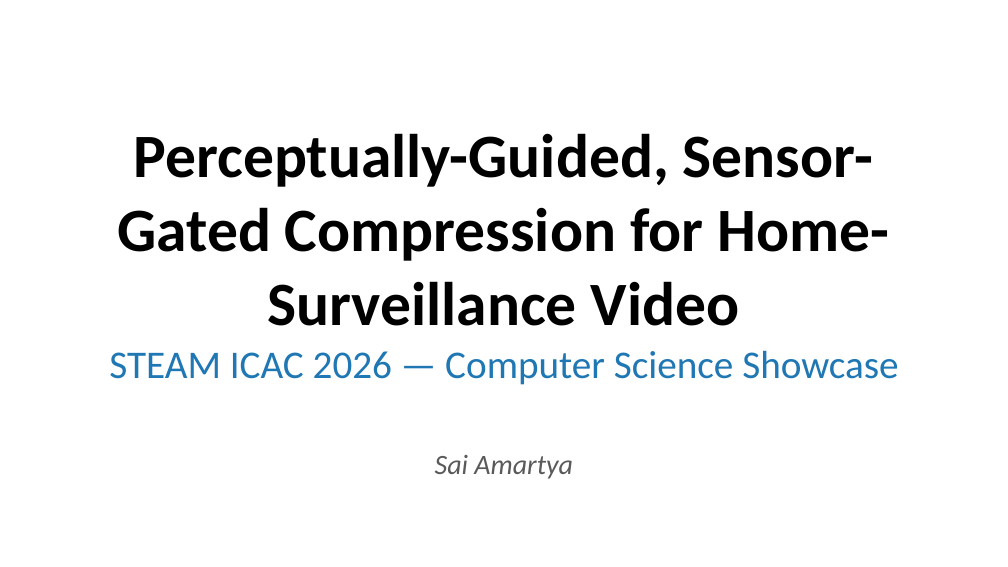
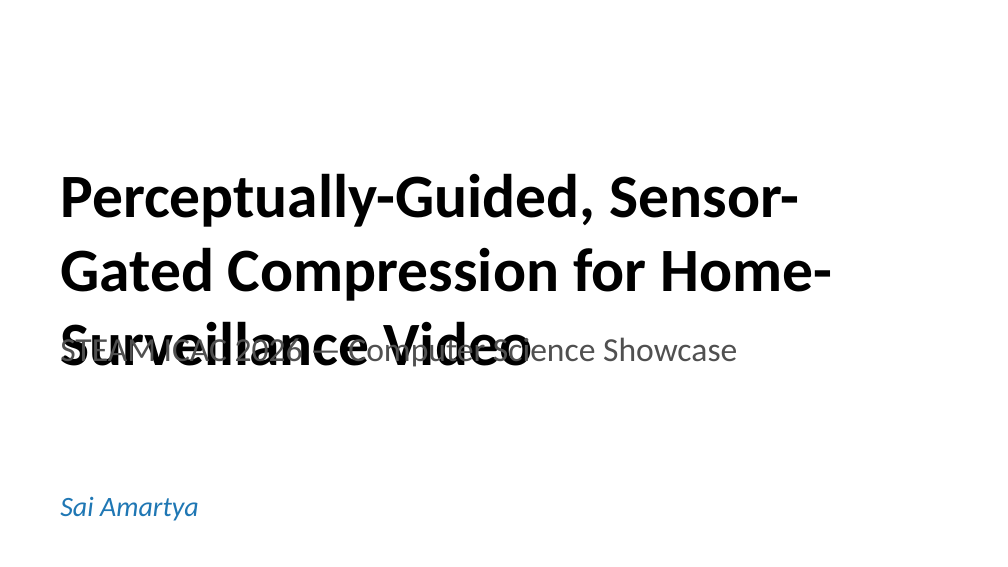
Before and after one commit to SaiAmartya/steam-icac-2026, a slide deck: slide 1 of showcase.pptx. Drawn at 1008x567 pixels with LibreOffice and Linux fonts; fonts in the diff are those of the drawing. Boxes give left, top, right and bottom in pixels: in the first picture for what was removed or moved away, otherwise in the second. Text is boxed around its words. In the diff, an @@ line names an element or a change of style, - is before the commit and + after.

Commit message:
Wave 3: real-CCTV rewrite of analysis, deck, poster, README
- analysis.docx: leads with iso-bitrate sal-PSNR parity finding
  (+0.44 dB at ~45 KB), real neural-codec measurements in §5,
  sigmoid-mask methodology in §4, RD curve + qualitative figures
- showcase.pptx: 12 slides, all real-CCTV figures embedded
- poster.pdf/png: A3 booth poster with corrected sustainability math
- README.md: Status section with real-CCTV headline numbers
- docs/results_summary.md: single source of truth for every number
- src/pipeline.py: sigmoid mask is now the default operating mode
- src/compress.py: mask_mode parameter (alpha/sigmoid/binary)
- scripts/make_figures.py: regenerated for real-data plots
- scripts/build_analysis.js, make_poster.py: rewritten for new numbers
- scripts/ablation_mask_modes.py, ablation_sigmoid_sweep.py: methodology + RD ablations

```diff
--- a/showcase.pptx
+++ b/showcase.pptx
@@ text "Perceptually-Guided, Sensor-Gated Compression for Home-Surve ..." at <box>60,173,832,367</box>: alignment centre to left; vertical alignment middle to top @@
@@ text "STEAM ICAC 2026 — Computer ..." at <box>60,333,737,369</box>: size 28 to 24 pt, text colour #1F77B4 to #505050; alignment centre to left; vertical alignment middle to top @@
@@ text "Sai Amartya": place and size @@
-text "Sai Amartya" at <box>435,455,573,479</box>
+text "Sai Amartya" at <box>60,496,199,521</box>
@@ text "Sai Amartya" at <box>60,496,199,521</box>: text colour #5A5A5A to #1F77B4; alignment centre to left; vertical alignment middle to top @@
```
Also in this commit, not shown: 7 other slides changed, 4 slides added, 4 slides removed, 17 other files.
